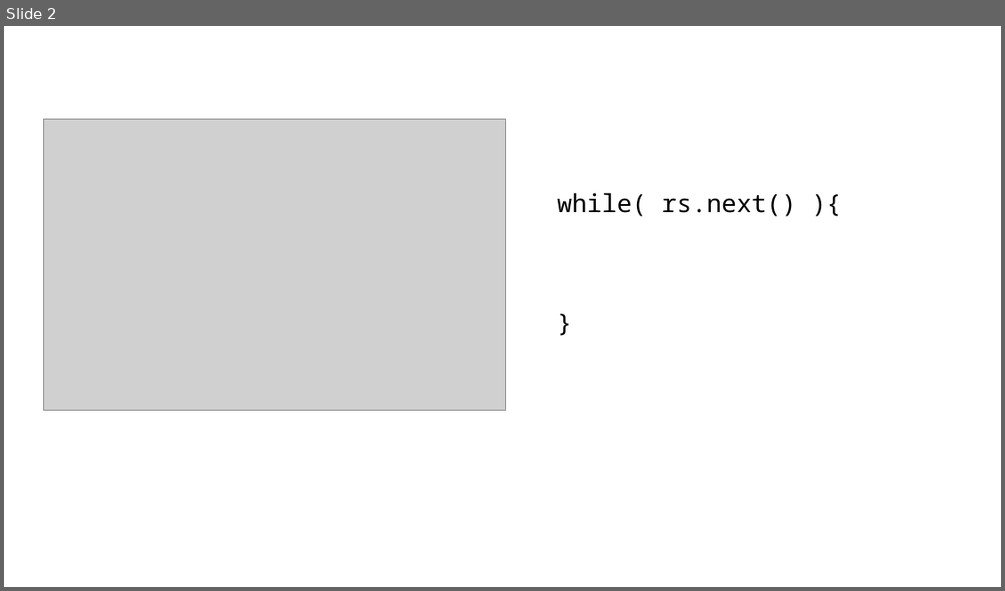
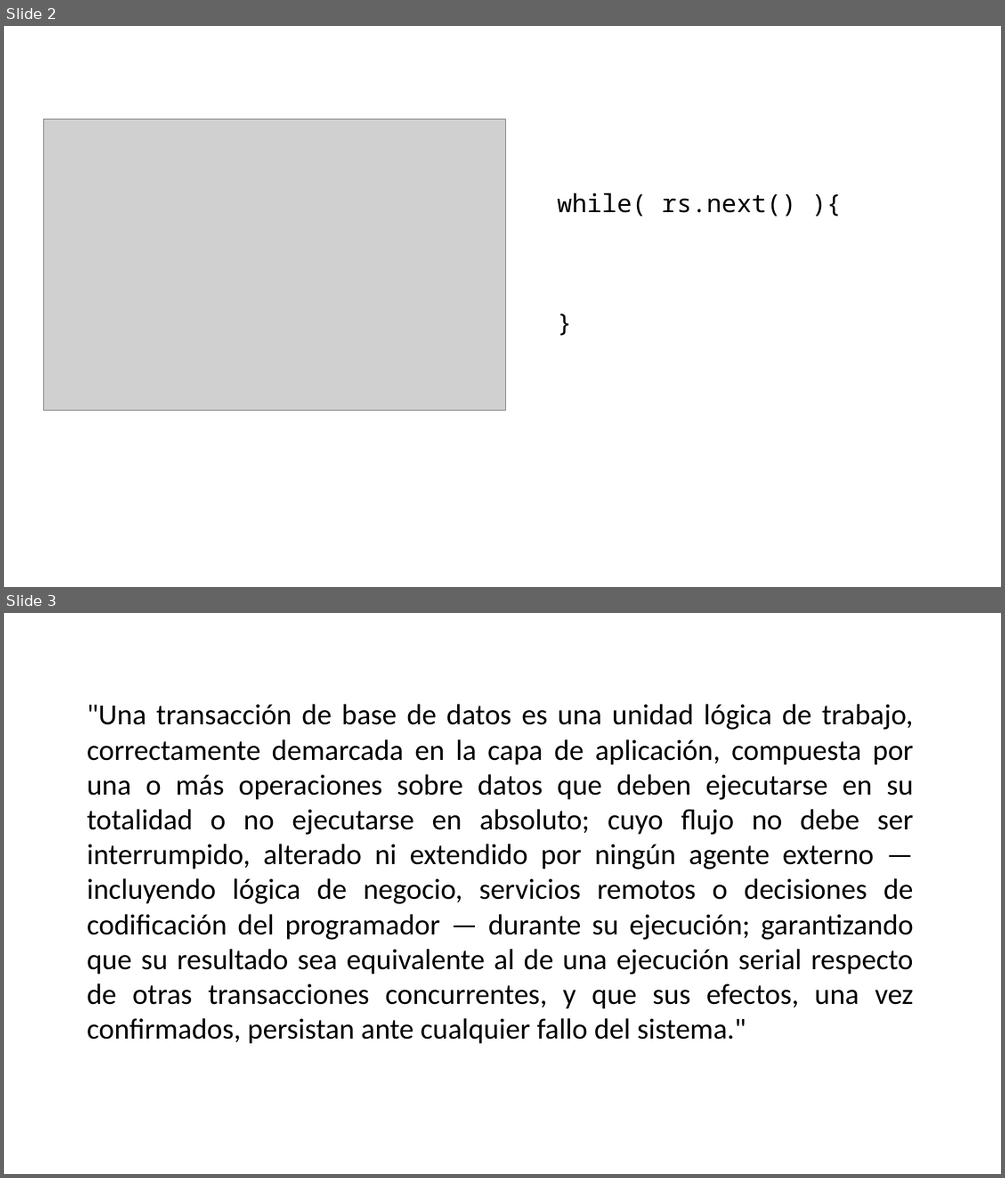
Before and after one commit to gcoronelc/UNI-FIIS-2026-1-SI302-V, a slide deck: Semana06_01MAY26/Work.pptx. Shown one above the other, each under a label of ours: slide 2 before the commit, slides 2 and 3 after it. The pictures are 1005x591 and 1005x1178 pixels, drawn with LibreOffice and Linux fonts; fonts in the diff are those of the drawing; grey boxes stand for pictures. Boxes give left, top, right and bottom in pixels: in the first picture for what was removed or moved away, otherwise in the second. Text is boxed around its words. In the diff, an @@ line names an element or a change of style, - is before the commit and + after.

```diff
--- a/Semana06_01MAY26/Work.pptx
+++ b/Semana06_01MAY26/Work.pptx
@@ slide 3 added at (x1=4, y1=613, x2=1001, y2=1174), background #FFFFFF @@
@@ text added at (x1=87, y1=704, x2=914, y2=1044), 28 pt, text #000000 @@
+"Una transacción de base de datos es una unidad lógica de trabajo, correctamente demarcada en la capa de aplicación, compuesta por una o más operaciones sobre datos que deben ejecutarse en su totalidad o no ejecutarse en absoluto; cuyo flujo no debe ser interrumpido, alterado ni extendido por ningún agente externo — incluyendo lógica de negocio, servicios remotos o decisiones de codificación del programador — durante su ejecución; garantizando que su resultado sea equivalente al de una ejecución serial respecto de otras transacciones concurrentes, y que sus efectos, una vez confirmados, persistan ante cualquier fallo del sistema."
```
Also in this commit, not shown: 12 other files.
